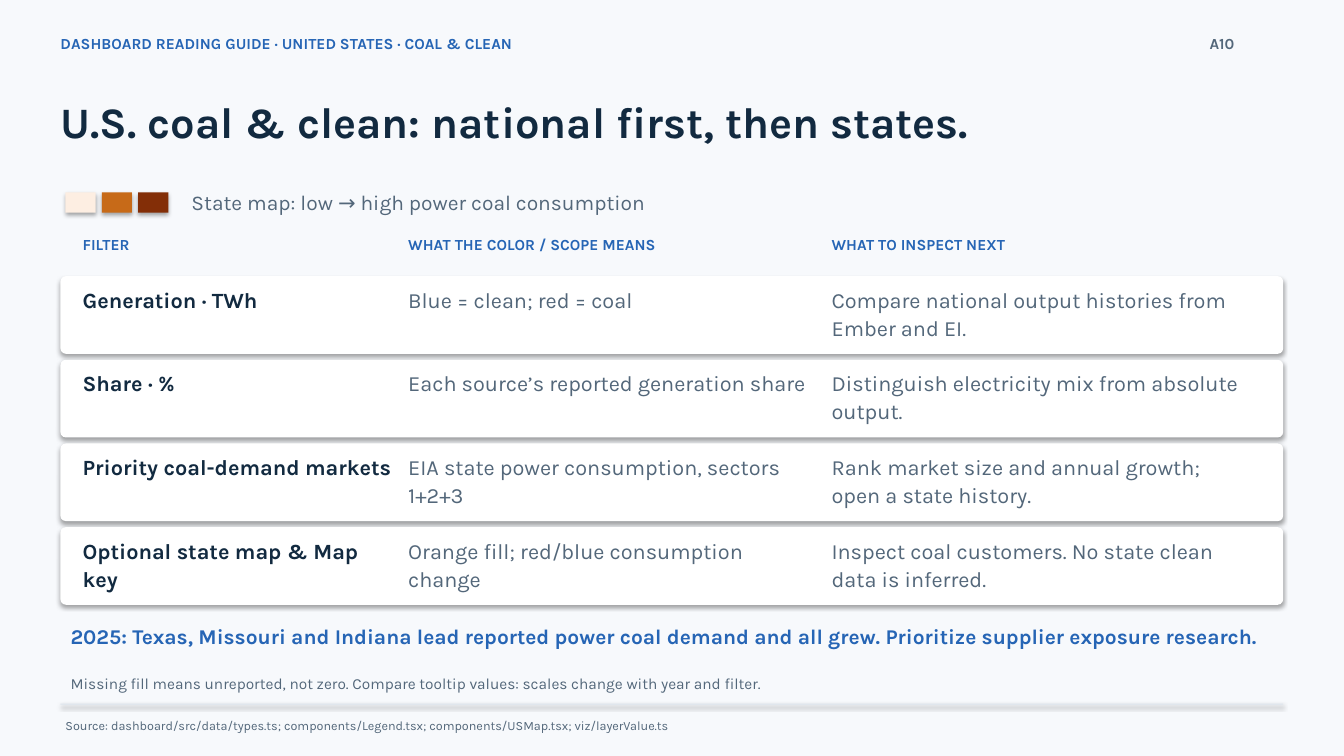
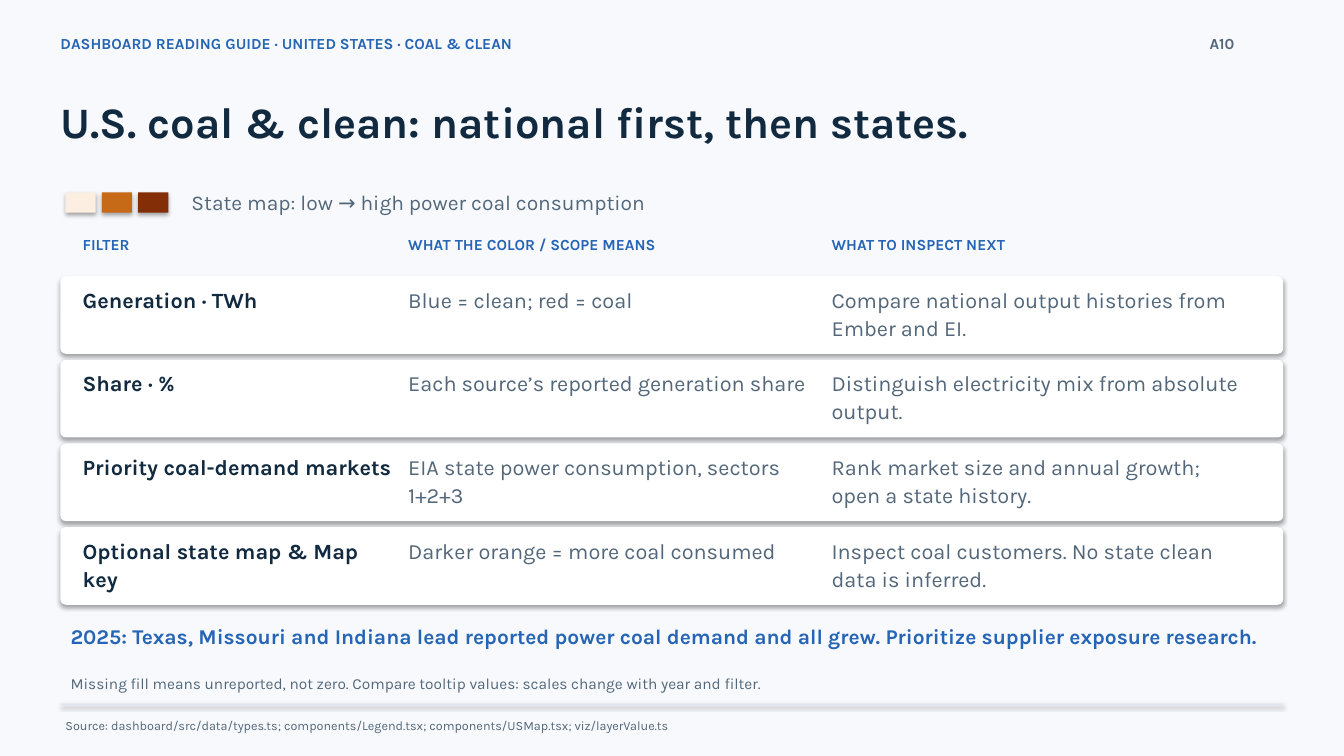
Before and after one commit to ricky-he2006/BDAA-x-Sig, a slide deck: slide 18 of submission/energy_transition_pitch.pptx. Drawn at 1344x756 pixels with LibreOffice and Linux fonts; fonts in the diff are those of the drawing. Boxes give left, top, right and bottom in pixels: in the first picture for what was removed or moved away, otherwise in the second. Text is boxed around its words. In the diff, an @@ line names an element or a change of style, - is before the commit and + after.

Commit message:
Simplify US map to a single consumption scale and compact key

```diff
--- a/submission/energy_transition_pitch.pptx
+++ b/submission/energy_transition_pitch.pptx
@@ text at (408,544,776,565): text changed @@
-Orange fill; red/blue consumption change
+Darker orange = more coal consumed
```
Also in this commit, not shown: 14 other files.
